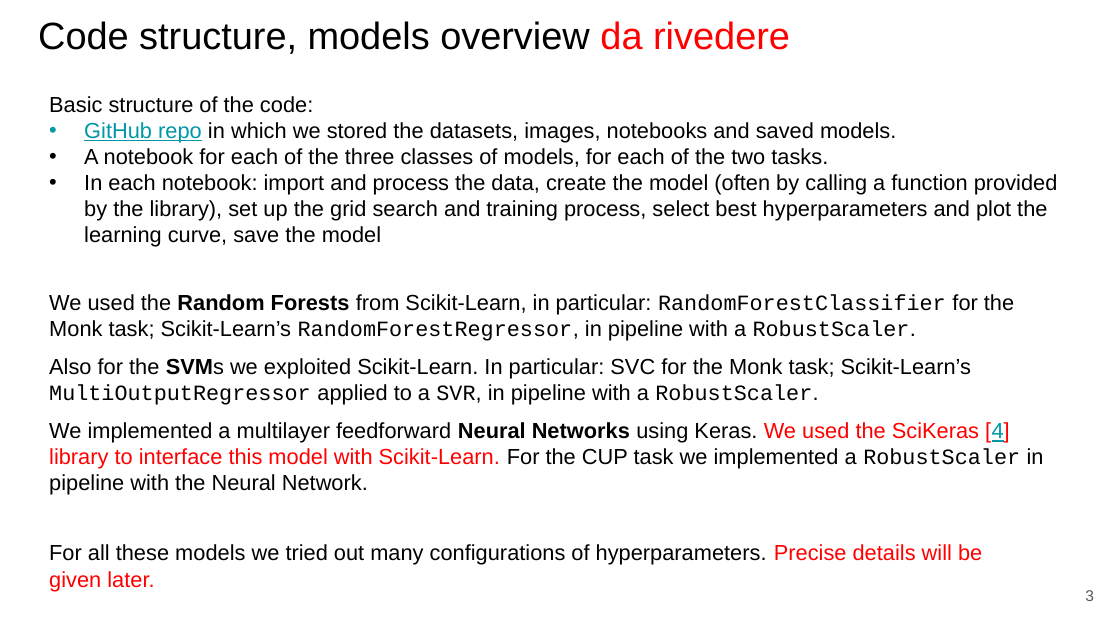
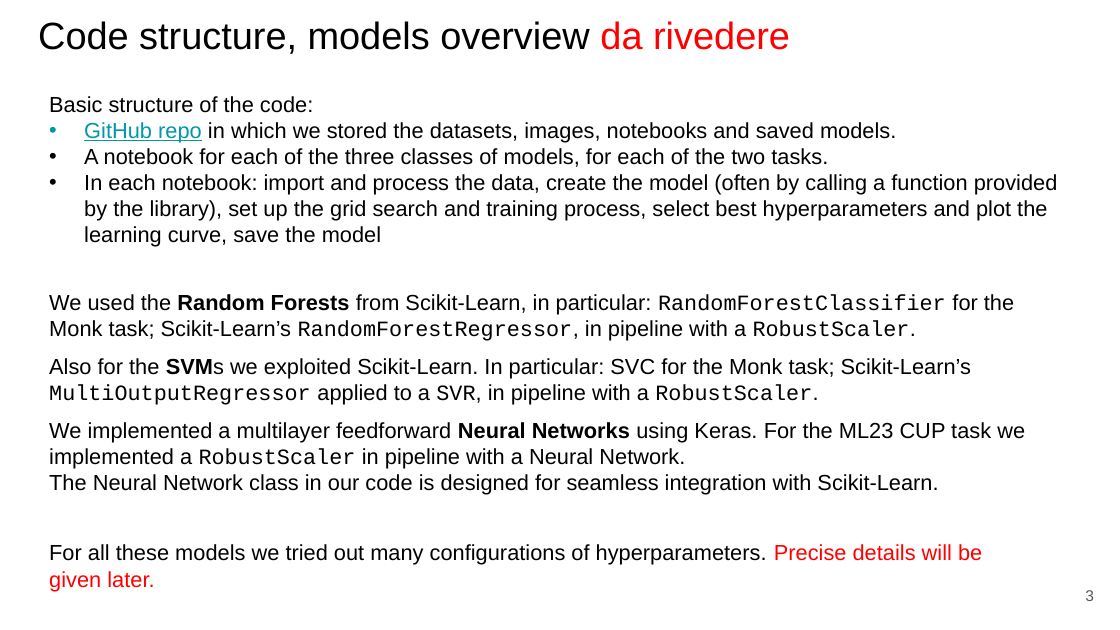
Before and after one commit to paolo-junior-mollica/machine-learning-project, a slide deck: slide 3 of relazione/ML-2023-PRJ-Slides-Demo.pptx. Drawn at 1120x630 pixels with LibreOffice and Linux fonts; fonts in the diff are those of the drawing. Boxes give left, top, right and bottom in pixels: in the first picture for what was removed or moved away, otherwise in the second. Text is boxed around its words. In the diff, an @@ line names an element or a change of style, - is before the commit and + after.

```diff
--- a/relazione/ML-2023-PRJ-Slides-Demo.pptx
+++ b/relazione/ML-2023-PRJ-Slides-Demo.pptx
@@ text at (x1=49, y1=422, x2=1025, y2=495): text changed @@
-We implemented a multilayer feedforward Neural Networks using Keras. We used the SciKeras [4] library to interface this model with Scikit-Learn. For the CUP task we implemented a RobustScaler in pipeline with the Neural Network.
+We implemented a multilayer feedforward Neural Networks using Keras. For the ML23 CUP task we implemented a RobustScaler in pipeline with a Neural Network.
+The Neural Network class in our code is designed for seamless integration with Scikit-Learn.
```
Also in this commit, not shown: 11 other slides changed, 1 slide added.
